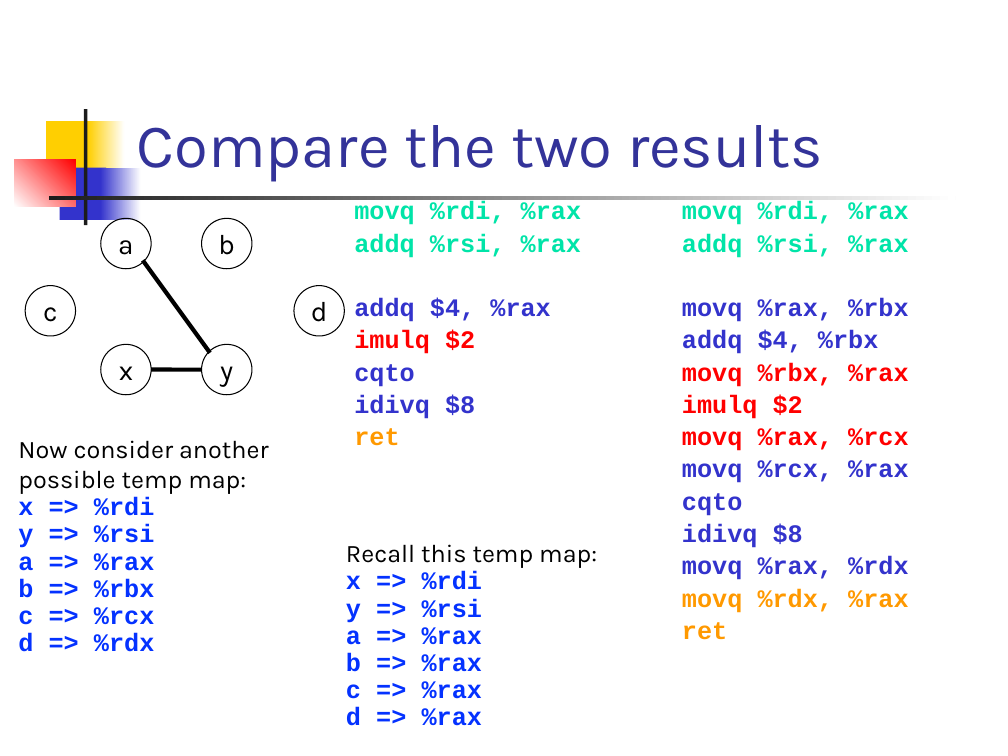
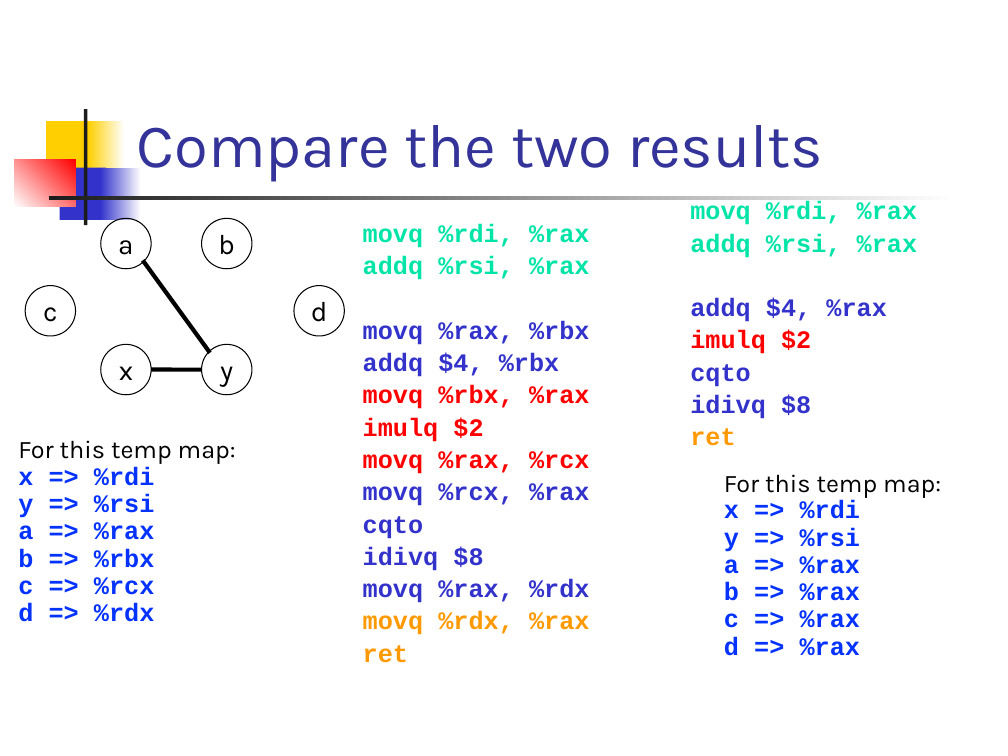
Before and after one commit to csslab-ustc/csslab-ustc.github.io, a slide deck: slide 80 of courses/compiler/slides/lec18-reg-alloc-gc.pptx. Drawn at 1008x756 pixels with LibreOffice and Linux fonts; fonts in the diff are those of the drawing. Boxes give left, top, right and bottom in pixels: in the first picture for what was removed or moved away, otherwise in the second. Text is boxed around its words. In the diff, an @@ line names an element or a change of style, - is before the commit and + after.

```diff
--- a/courses/compiler/slides/lec18-reg-alloc-gc.pptx
+++ b/courses/compiler/slides/lec18-reg-alloc-gc.pptx
@@ text "movq %rdi, %rax": place and size @@
-text "movq %rdi, %rax" at bbox=[354, 201, 581, 446]
+text "movq %rdi, %rax" at bbox=[690, 201, 917, 446]
@@ text "movq %rdi, %rax": place and size @@
-text "movq %rdi, %rax" at bbox=[682, 201, 908, 640]
+text "movq %rdi, %rax" at bbox=[363, 224, 589, 663]
@@ text at bbox=[18, 440, 236, 464]: text changed @@
-Now consider another possible temp map:
+For this temp map:
@@ text "For this temp map:": place and size @@
-text "For this temp map:" at bbox=[346, 544, 597, 726]
+text "For this temp map:" at bbox=[724, 474, 941, 656]
@@ text at bbox=[724, 474, 941, 498]: text changed @@
-Recall this temp map:
+For this temp map:
```
Also in this commit, not shown: 19 other slides changed, 15 slides added, 28 other files.
